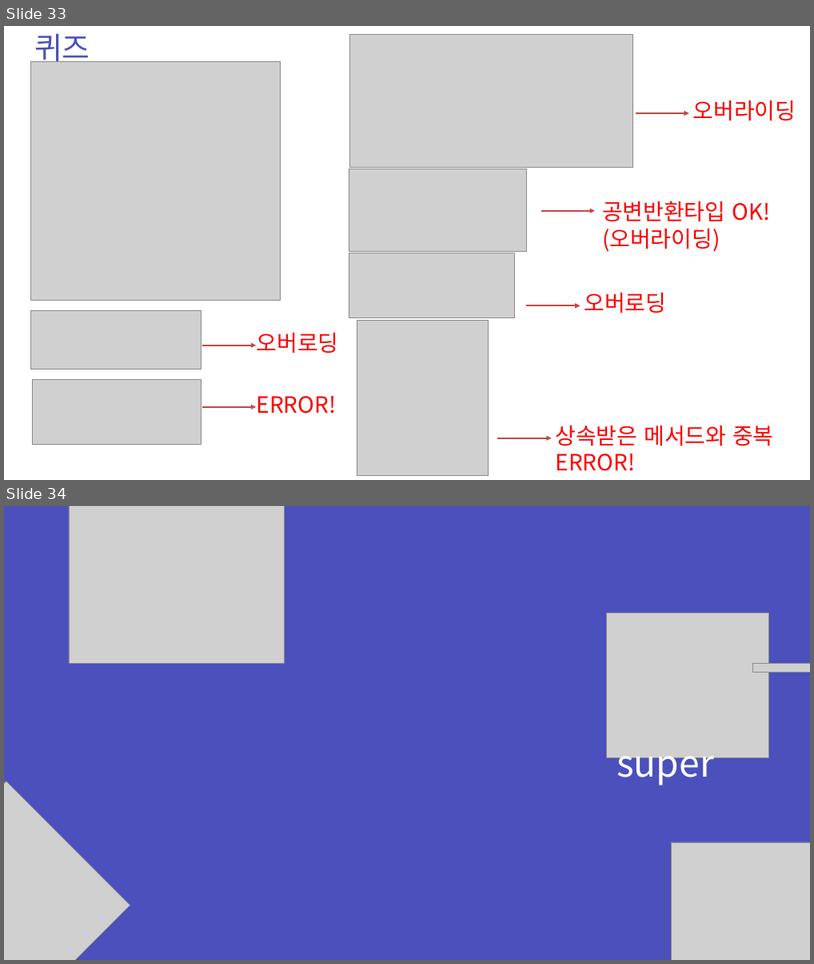
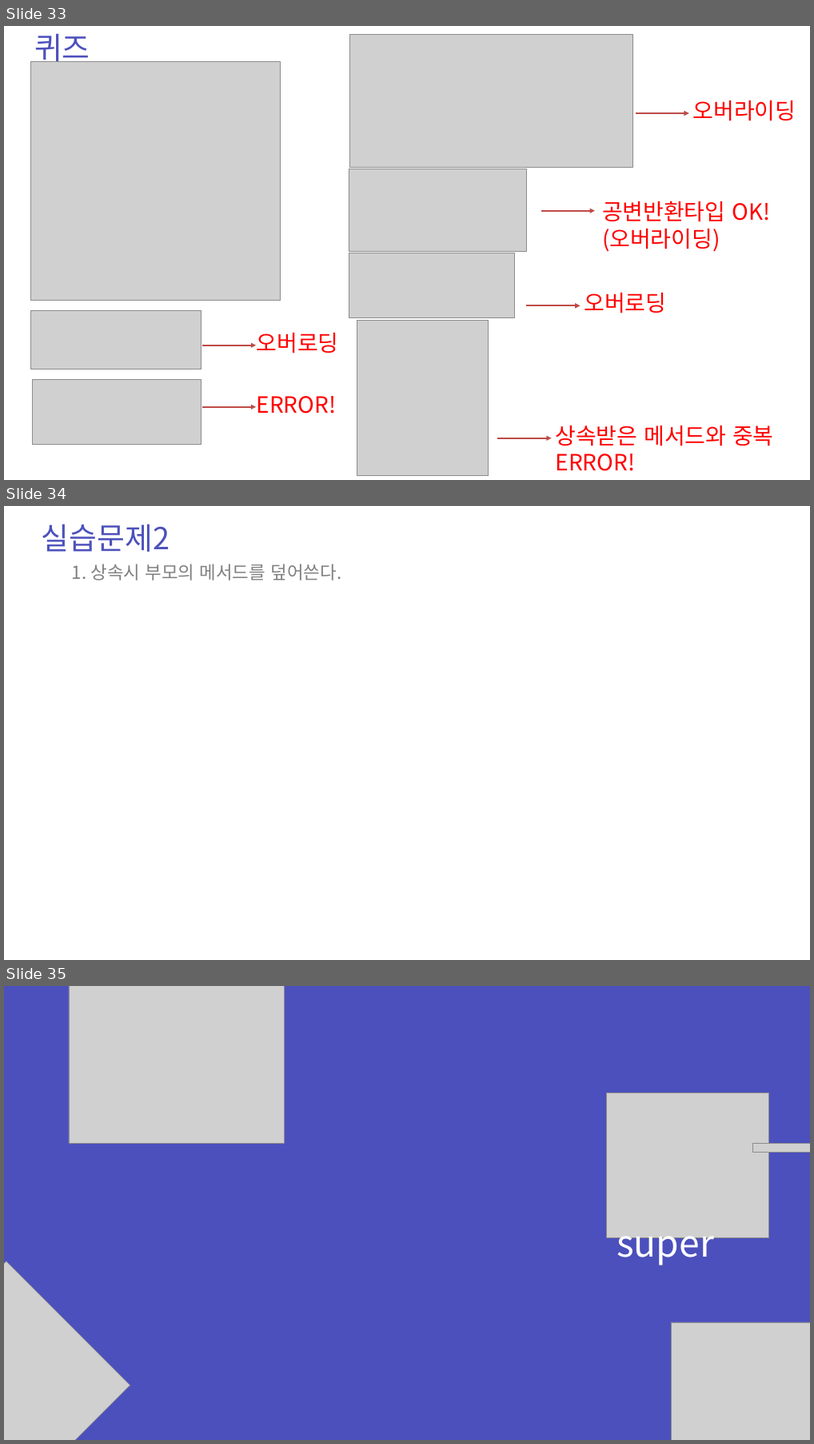
Before and after one commit to zest132/JavaLecture, a slide deck: JavaLecture/LectureFile/java 9강.pptx. Shown one above the other, each under a label of ours: slides 33 and 34 before the commit, slides 33, 34 and 35 after it. The pictures are 814x964 and 814x1444 pixels, drawn with LibreOffice and Linux fonts; fonts in the diff are those of the drawing; grey boxes stand for pictures. Boxes give left, top, right and bottom in pixels: in the first picture for what was removed or moved away, otherwise in the second. Text is boxed around its words. In the diff, an @@ line names an element or a change of style, - is before the commit and + after.

```diff
--- a/JavaLecture/LectureFile/java 9강.pptx
+++ b/JavaLecture/LectureFile/java 9강.pptx
@@ slide 34 added at [4, 506, 810, 960], background #FFFFFF @@
@@ text added at [42, 524, 170, 552], 54 pt, text #4C50BC @@
+실습문제2
@@ text added at [72, 564, 342, 580], 32 pt, text #808080 @@
+1. 상속시 부모의 메서드를 덮어쓴다.
@@ what was slide 34 is now slide 35 @@
```
Also in this commit, not shown: 2 slides changed, 7 other slides added, 16 other files.
